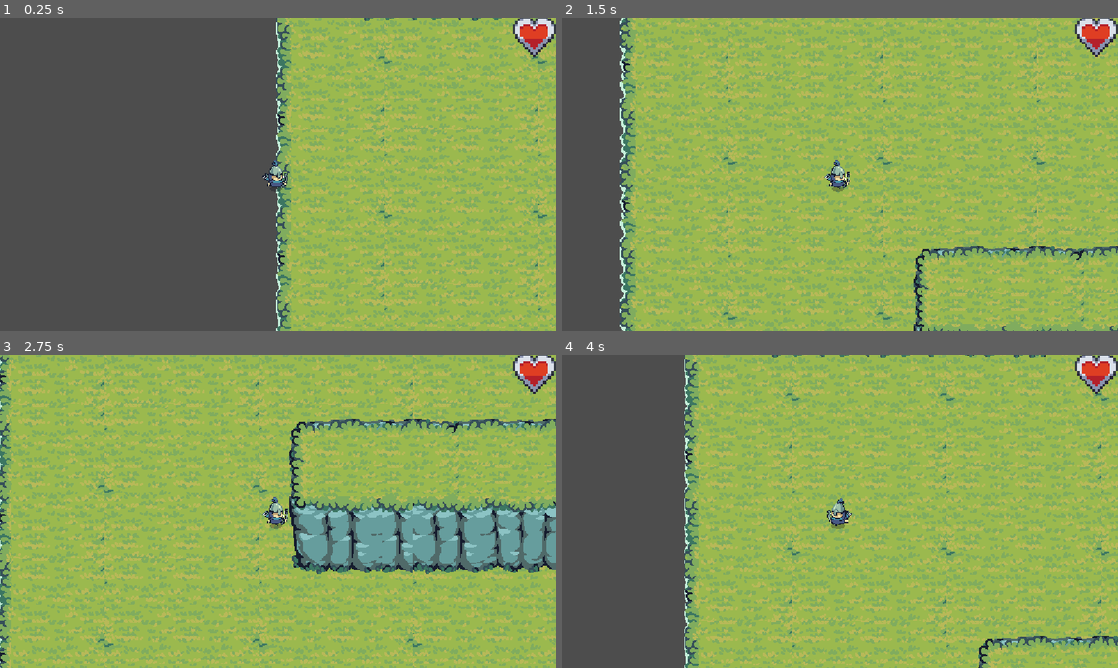
Above: before the commit, frames 1-4 (two rows, left to right).
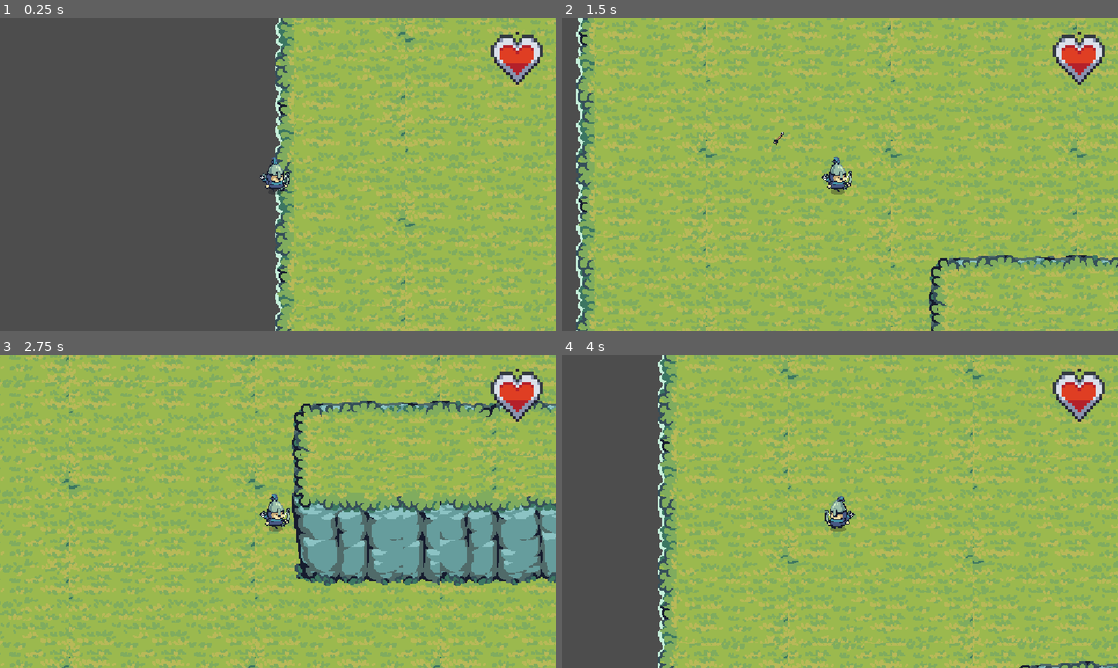
Above: after the commit, the same moments.

Repository: chochodile14/Cour-pour-moi
Game: Godot game, scene res://Main/main.tscn
The game is run twice, just before and just after one commit, with the same random seed, the same clock (stepped at 60 frames per second) and the same inputs. The project has no main scene, so this scene is started directly.
Inputs:
- Up to frame 1 (0.25 s): no input
- Up to frame 2 (1.5 s): hold D (Right) 0.53-1.28 s; hold S (Down) from 1.28 s (still down)
- Up to frame 3 (2.75 s): release S (Down) at 2.03 s; hold D (Right) from 2.03 s (still down)
- Up to frame 4 (4 s): release D (Right) at 2.78 s; hold W (Up) 2.78-3.53 s; hold A (Left) from 3.53 s (still down)

The runs differ from the first frame. In frame 1, 28% of the frame differs, in the area x 46-100%, y 0-100%; in frame 2, 59%, in the area x 2-100%, y 0-100%; in frame 3, 59%; in frame 4, 49%.

Commit message:
e

Diff:
--- a/cour-code/Main/main.tscn
+++ b/cour-code/Main/main.tscn
@@ -14,18 +14,10 @@
 scale = Vector2(0.37, 0.37)
 
 [node name="health" parent="MainCharacter" unique_id=1129045613 instance=ExtResource("4_eunhr")]
-position = Vector2(824.3242, -351.35132)
+position = Vector2(664.86487, -232.43243)
 scale = Vector2(2.7027028, 2.7027028)
 
 [node name="FirstMonster" parent="." unique_id=1530441871 instance=ExtResource("3_eunhr")]
-Max_Health = 30.0
-Health = 30.0
-dammage = 1
-Speed = 300.0
 
 [node name="FirstMonster2" parent="." unique_id=796280672 instance=ExtResource("3_eunhr")]
 position = Vector2(507, -34)
-Max_Health = 30.0
-Health = 30.0
-dammage = 1
-Speed = 300.0
--- a/cour-code/Monster/first_monster.tscn
+++ b/cour-code/Monster/first_monster.tscn
@@ -154,7 +154,7 @@
 "duration": 1.0,
 "texture": SubResource("AtlasTexture_42buc")
 }],
-"loop": 1,
+"loop": 0,
 "name": &"Death",
 "speed": 5.0
 }, {
@@ -225,8 +225,9 @@
 texture_filter = 1
 position = Vector2(200, 129)
 sprite_frames = SubResource("SpriteFrames_g4v7s")
-animation = &"Attack"
-frame_progress = 0.41028646
+animation = &"Death"
+frame = 3
+frame_progress = 1.0
 
 [node name="CollisionShape2D" type="CollisionShape2D" parent="." unique_id=502294310]
 position = Vector2(201, 130)
@@ -240,3 +241,4 @@
 debug_color = Color(0.82024306, 0.0017950844, 0.9671652, 0.41960785)
 
 [connection signal="body_entered" from="Area2D" to="." method="_on_area_2d_body_entered"]
+[connection signal="body_exited" from="Area2D" to="." method="_on_area_2d_body_exited"]
--- a/cour-code/Player/arrow.tscn
+++ b/cour-code/Player/arrow.tscn
@@ -10,6 +10,7 @@
 radius = 37.0
 
 [node name="Arrow" type="Node2D" unique_id=1680977417]
+scale = Vector2(0.3, 0.3)
 script = ExtResource("1_42itw")
 
 [node name="Sprite2D" type="Sprite2D" parent="." unique_id=245254051]
--- a/cour-code/Player/main_character.tscn
+++ b/cour-code/Player/main_character.tscn
@@ -160,6 +160,7 @@
 [node name="MainCharacter" type="CharacterBody2D" unique_id=429431583]
 scale = Vector2(0.45, 0.45)
 script = ExtResource("1_4ud51")
+arrow_scene = ExtResource("5_4mki5")
 
 [node name="AnimatedSprite2D" type="AnimatedSprite2D" parent="." unique_id=689811667]
 texture_filter = 1
@@ -171,7 +172,7 @@
 
 [node name="Camera2D" type="Camera2D" parent="." unique_id=764595084]
 position = Vector2(142, 72)
-zoom = Vector2(2, 2)
+zoom = Vector2(2.4, 2.4)
 
 [node name="CollisionShape2D" type="CollisionShape2D" parent="." unique_id=342697114]
 position = Vector2(136, 77)
@@ -183,8 +184,3 @@
 position = Vector2(135.55556, 73.333336)
 shape = SubResource("CircleShape2D_g4v7s")
 debug_color = Color(0.81147456, 0.31442377, 0.67766225, 0.41960785)
-
-[node name="Arrow" parent="." unique_id=1680977417 instance=ExtResource("5_4mki5")]
-position = Vector2(153.33334, 77.77778)
-
-[connection signal="body_entered" from="Area2D" to="." method="_on_area_2d_body_entered"]
--- a/cour-code/Script/arrow.gd
+++ b/cour-code/Script/arrow.gd
@@ -3,24 +3,19 @@
 @export var dammage: int = 10
 @export var speed: float = 500.0
 @onready var sprite : Sprite2D = $Sprite2D
+@export var lifetime : float = 3.0
 var direction: Vector2 = Vector2.RIGHT
 var shoot_on = false
 # Called when the node enters the scene tree for the first time.
 func _ready() -> void:
-	sprite.visible = false
+	get_tree().create_timer(lifetime).timeout.connect(queue_free)
 
 
 # Called every frame. 'delta' is the elapsed time since the previous frame.
 func _process(delta: float) -> void:
-	if shoot_on == true:
-		return
-	else:
-		sprite.visible = false
-		shoot_on= false
+	pass
 
 func shoot(from: Vector2, to: Vector2):
-	shoot_on = true
-	sprite.visible
 	global_position = from
 	direction = from.direction_to(to)
 	rotation = direction.angle()
--- a/cour-code/Script/first_monster.gd
+++ b/cour-code/Script/first_monster.gd
@@ -6,20 +6,27 @@
 @export var Health:float = 30.0
 @export var dammage : int = 1
 @export var Speed:float = 300.0
-
+@export var attack_couldown : float = 1.0
 enum State {IDLE, CHASE , DEATH , WALK , ATTAKE}
 @export_group("Stats")
 var state = State.IDLE
+var can_attack: bool = true
 # Called when the node enters the scene tree for the first time.
 func _ready() -> void:
+	add_to_group("monsters")
 	Health = Max_Health
 
 
 # Called every frame. 'delta' is the elapsed time since the previous frame.
-func _process(delta: float) -> void:
+func _physics_process(delta: float) -> void:
+	if state == State.DEATH:
+		return
+	if target != null:
+		state = State.ATTAKE
+		try_attack()
+	else:
+		state= State.IDLE
 	match state:
-		State.DEATH:
-			animation.play("Death")
 		State.WALK:
 			animation.play("Walk")
 		State.IDLE:
@@ -27,14 +34,29 @@
 		State.ATTAKE:
 			animation.play("Attack")
 
+func try_attack():
+	if can_attack or target == null:
+		return
+	can_attack = false
+	target.take_damage(dammage)
+	await get_tree().create_timer(attack_couldown).timeout
+	can_attack = true
 
 func take_damage(amount:int):
+	if state == State.DEATH:
+		return
 	Health -= amount
-	if Health == 0:
+	if Health <= 0:
 		state = State.DEATH
+		animation.play("Death")
+		await animation.animation_finished
+		queue_free()
 
 
 func _on_area_2d_body_entered(body: CharacterBody2D) -> void:
 	if body is Player:
-		state = State.ATTAKE
-		(body as Player).take_damage(dammage)
+		target = body as Player
+
+func _on_area_2d_body_exited(body: Node2D) -> void:
+	if body == target:
+		target = null
--- a/cour-code/Script/main_character.gd
+++ b/cour-code/Script/main_character.gd
@@ -10,46 +10,55 @@
 @export var dammage : int = 5
 @export var arrow_scene: PackedScene
 @export var shoot_couldown: float = 0.5
+@export var attack_range: float = 400.0
 var can_shoot : bool = true
 func _process(delta: float) -> void:
-	var direction: Vector2 = Vector2.ZERO
-	direction.x = Input.get_action_strength("Right") - Input.get_action_strength("Left")
-	direction.y = Input.get_action_strength("Down") - Input.get_action_strength("Up")
+	pass
+
+func _physics_process(delta) -> void:
+	if type == Type.DEATH:
+		return
+	var direction: Vector2 = Input.get_vector("Left", "Right", "Up", "Down")
 	velocity = direction * SPEED
 	if direction.x != 0:
 		animation.flip_h = direction.x < 0
-
+	var nearest: Monster = get_nearest_monster()
+	var in_range :bool = nearest != null and global_position.distance_to(nearest.global_position) <= attack_range
+	if in_range:
+		fire_at(nearest.global_position)
 	if direction == Vector2.ZERO:
 		type = Type.IDLE
 	else:
 		type = Type.WALK
 	pass
-
-func _physics_process(delta) -> void:
 	match  type:
 		Type.WALK:
 			animation.play("Walk")
 			move_and_slide()
 		Type.IDLE:
 			animation.play("Iddle")
-		Type.DEATH:
-			animation.modulate = Color.FIREBRICK
-			await get_tree().create_timer(0.2).timeout
-			animation.modulate = Color.POWDER_BLUE
-			get_tree().quit()
 		Type.ATTACK:
 			animation.play("Shoot")
-			var target: Monster = get_nearest_monster()
-			if target:
-				fire_at(target.global_position)
+
+func die():
+	type = Type.DEATH
+	animation.modulate = Color.FIREBRICK
+	await get_tree().create_timer(0.2).timeout
+	animation.modulate = Color.POWDER_BLUE
+	await get_tree().create_timer(0.2).timeout
+	get_tree().quit()
+
+
 
 func take_damage(amount:int):
+	if type == Type.DEATH:
+		return
 	Global.Healt -= amount
 	if Global.Healt == 0:
-		type=Type.DEATH
+		die()
 
 func fire_at(target_position : Vector2):
-	if can_shoot:
+	if not can_shoot:
 		return
 	can_shoot = false
 	var arrow: Arrow = arrow_scene.instantiate() as Arrow
@@ -58,15 +67,14 @@
 	await  get_tree().create_timer(shoot_couldown).timeout
 	can_shoot = true
 
-func _on_area_2d_body_entered(body: Node2D) -> void:
-	if body is Monster:
-		type = Type.ATTACK
 
 func get_nearest_monster():
 	var nearest : Monster = null
 	var best_distance : float = INF
 	for node in get_tree().get_nodes_in_group("monsters"):
 		var monster := node as Monster
+		if monster.state == Monster.State.DEATH:
+			continue
 		var distance : float = global_position.distance_to(monster.global_position)
 		if distance < best_distance:
 			best_distance = distance
